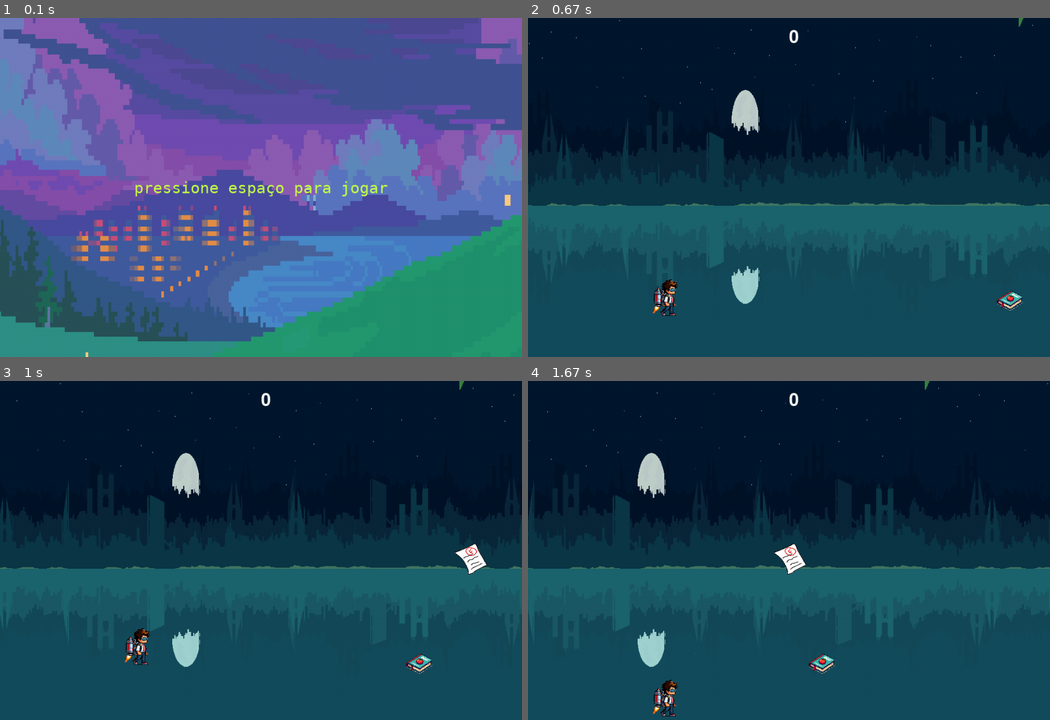
Above: before the commit, frames 1-4 (two rows, left to right).
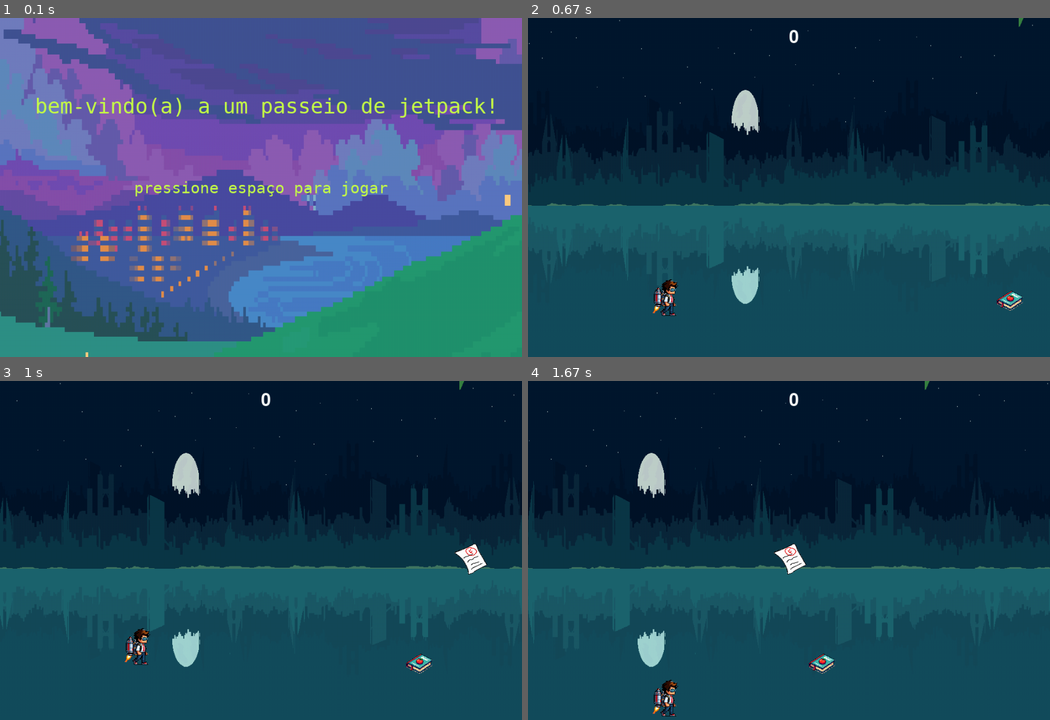
Above: after the commit, the same moments.

Repository: MarcoFAlbanese/PYGAME-24.1-Grupo-MAT
Game: pygame game, started from Game.py
Two runs of this game, one before a commit and one after it. Both use one fixed random seed, a clock stepped at 60 frames per second and the inputs below.
Inputs:
- Up to frame 1 (0.1 s): no input
- Up to frame 2 (0.67 s): tap Space at 0.33 s
- Up to frame 3 (1 s): tap Space at 0.67 s
- Up to frame 4 (1.67 s): no input

The runs differ from the first frame. In frame 1, 1.2% of the frame differs, in the area x 7-95%, y 23-30%; in frame 2, nothing differs; in frame 3, nothing differs; in frame 4, nothing differs.

Commit message:
Tela de início, mensagem de boas vindas

Diff:
--- a/Game.py
+++ b/Game.py
@@ -139,6 +139,10 @@
     texto = fonte.render("pressione espaço para jogar", True, (200,255,70))
     texto_rect = texto.get_rect(center=(WIDTH//2, HEIGHT//2))
     window.blit(texto, texto_rect)
+    fonte = pygame.font.SysFont("Menlo", 40)
+    texto2 = fonte.render("bem-vindo(a) a um passeio de jetpack!", True, (200,255,70))
+    texto2_rect = texto.get_rect(center=(WIDTH//2-190, HEIGHT//4))
+    window.blit(texto2, texto2_rect)
     pygame.display.flip()
 
 def tela_final():
